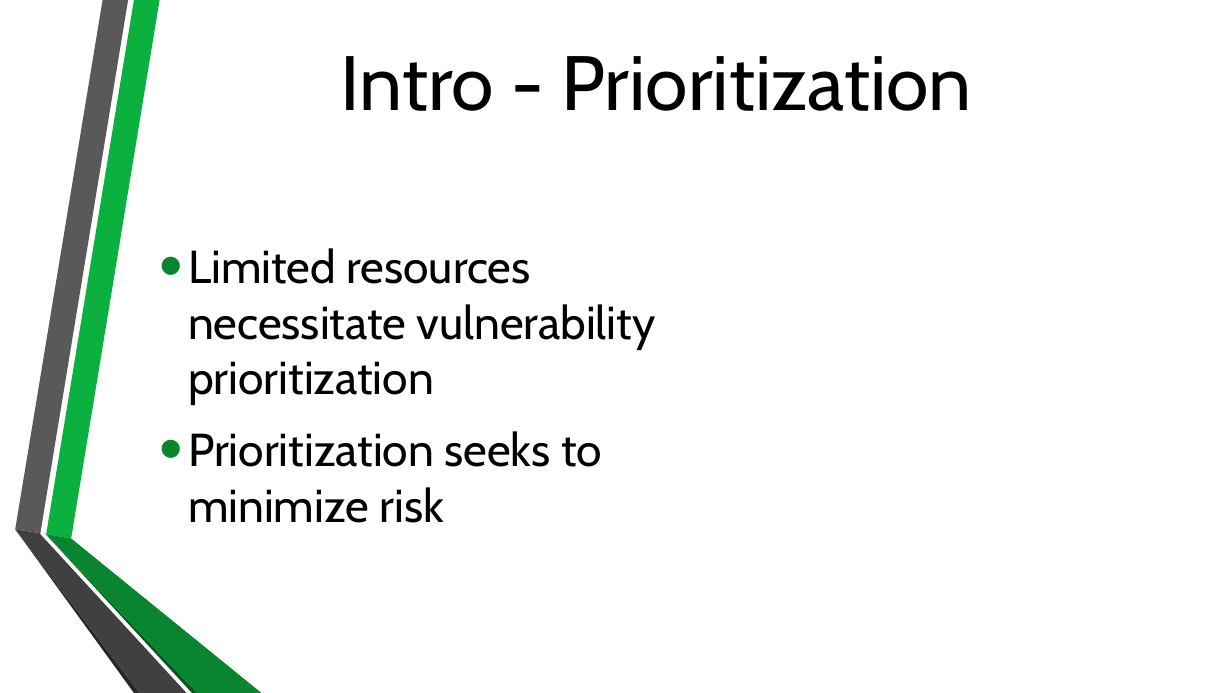
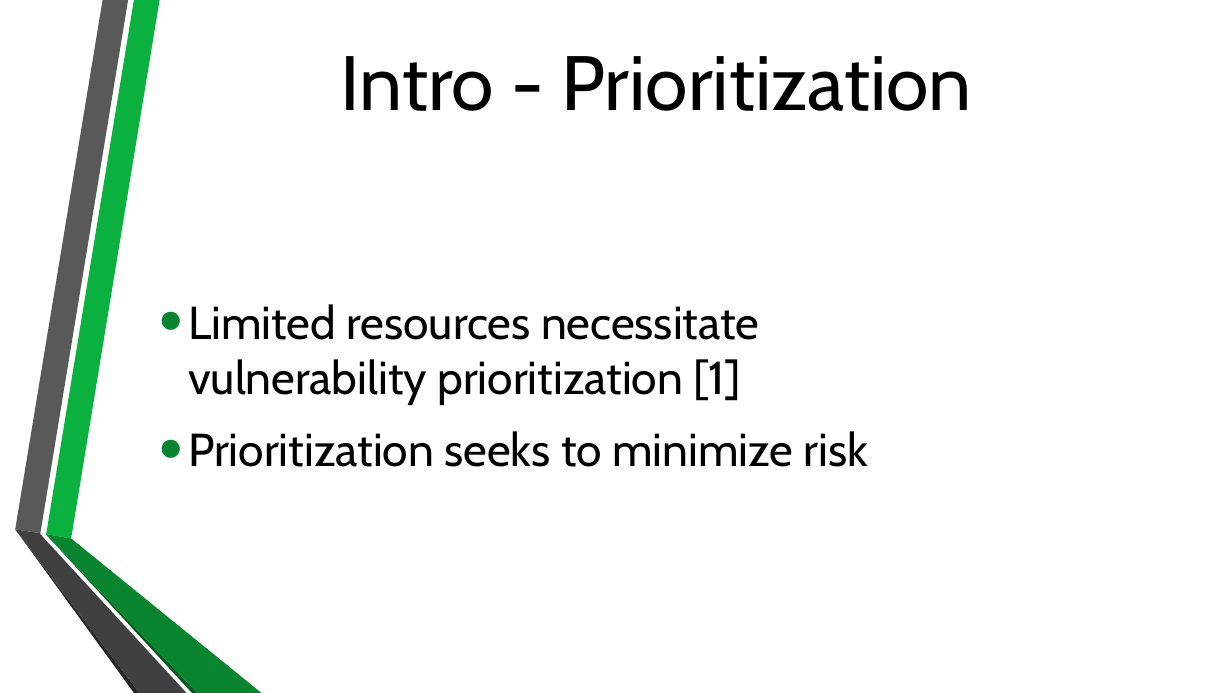
Before and after one commit to BenChurch/Winter2017, a slide deck: slide 4 of CISC848/Implementation/Presentation/CvssEquationRecasting.pptx. Drawn at 1232x693 pixels with LibreOffice and Linux fonts; fonts in the diff are those of the drawing; background and template pictures are left out. Boxes give left, top, right and bottom in pixels: in the first picture for what was removed or moved away, otherwise in the second. Text is boxed around its words. In the diff, an @@ line names an element or a change of style, - is before the commit and + after.

```diff
--- a/CISC848/Implementation/Presentation/CvssEquationRecasting.pptx
+++ b/CISC848/Implementation/Presentation/CvssEquationRecasting.pptx
@@ text at <box>188,304,759,405</box>: text changed @@
-• Limited resources necessitate vulnerability prioritization
+• Limited resources necessitate vulnerability prioritization [1]
```
Also in this commit, not shown: 18 other slides changed, 1 slide added, 2 other files.
